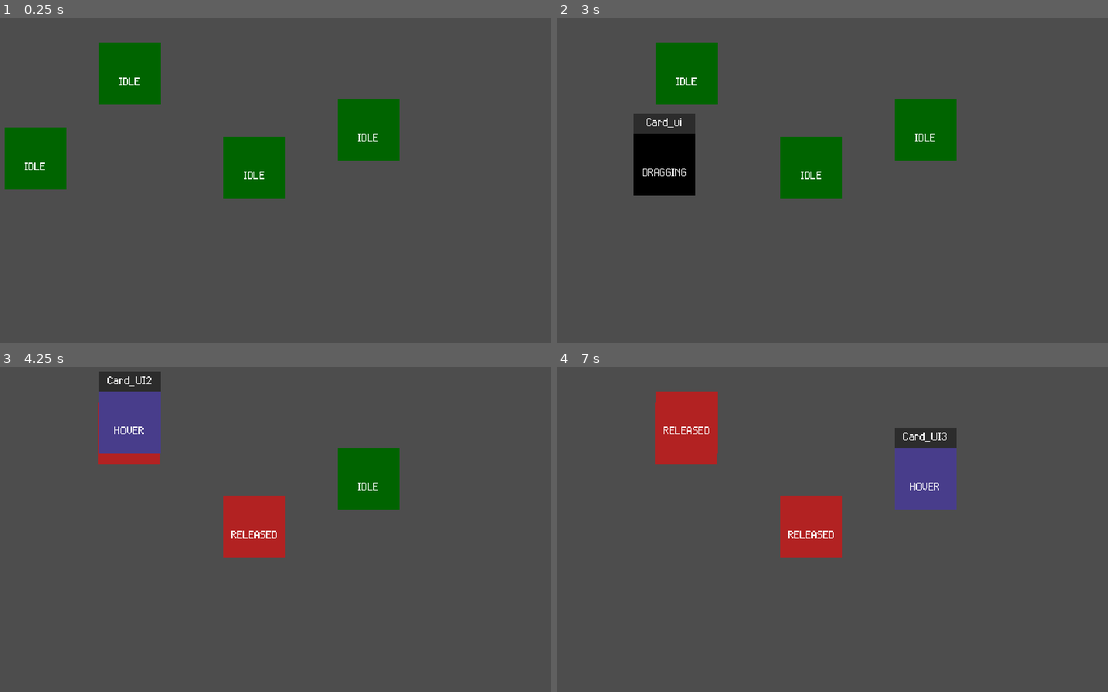
Above: before the commit, frames 1-4 (two rows, left to right).
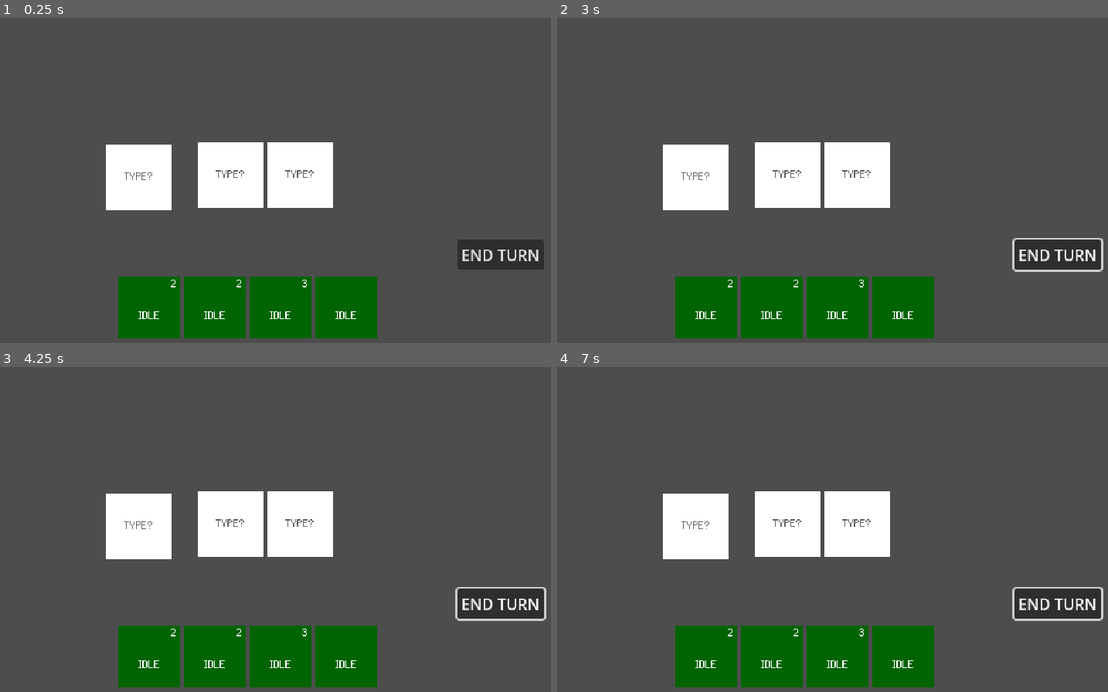
Above: after the commit, the same moments.

Repository: Ropusch/Duration-game
Game: Godot game, scene res://scenes/Main/main.tscn
Same seed, same stepped clock (60 frames per second), same inputs: the game is played once before the commit and once after it. Before the commit the project starts from res://Main/main.tscn.
Inputs (mouse positions are in pixels of both pictures, inside the frame that each line leads up to):
- Up to frame 1 (0.25 s): no input
- Up to frame 2 (3 s): click (1058, 255) at 0.5 s, where only the run after the commit has a clickable "END TURN"; click (1058, 255) at 1.25 s, where only the run after the commit has a clickable "END TURN"; click (1058, 255) at 2 s, where only the run after the commit has a clickable "END TURN"; tap Enter at 2.75 s; drag from (590, 148) to (810, 167) at 2.77 s
- Up to frame 3 (4.25 s): drag from (253, 506) to (132, 422) at 3.52 s
- Up to frame 4 (7 s): move the mouse to (689, 412) at 4.27 s; press the mouse at (689, 412) at 4.28 s; release the mouse at (689, 412) at 5 s; tap Space at 5, 6.5 s; drag from (926, 467) to (683, 432) at 5.02 s; tap Enter at 5.75 s; move the mouse to (992, 578) at 5.77 s; press the mouse at (992, 578) at 5.78 s; release the mouse at (992, 578) at 6.5 s; drag from (623, 474) to (926, 477) at 6.52 s

The runs differ from the first frame. In frame 1, 24% of the frame differs, in the area x 0-99%, y 7-99%; in frame 2, 24%, in the area x 13-100%, y 7-99%; in frame 3, 23%; in frame 4, 23%.

Commit message:
cards basic logic finished

Diff:
--- a/Main/main.tscn
+++ /dev/null
@@ -1,31 +0,0 @@
-[gd_scene load_steps=3 format=3 uid="uid://tq0vl4ya5j08"]
-
-[ext_resource type="Script" uid="uid://bt7ms31qq4wws" path="res://Main/main.gd" id="1_yh5la"]
-[ext_resource type="PackedScene" uid="uid://02tq6vc8xtlq" path="res://card_ui/Card_ui.tscn" id="2_2w1kt"]
-
-[node name="Main" type="Node2D"]
-script = ExtResource("1_yh5la")
-
-[node name="Card_ui" parent="." instance=ExtResource("2_2w1kt")]
-offset_left = 83.0
-offset_top = 135.0
-offset_right = 115.0
-offset_bottom = 167.0
-
-[node name="Card_UI" parent="." instance=ExtResource("2_2w1kt")]
-offset_left = 294.0
-offset_top = 118.0
-offset_right = 358.0
-offset_bottom = 203.0
-
-[node name="Card_UI2" parent="." instance=ExtResource("2_2w1kt")]
-offset_left = 165.0
-offset_top = 21.0
-offset_right = 229.0
-offset_bottom = 106.0
-
-[node name="Card_UI3" parent="." instance=ExtResource("2_2w1kt")]
-offset_left = 412.0
-offset_top = 79.0
-offset_right = 476.0
-offset_bottom = 164.0
--- a/card_ui/Card_ui.tscn
+++ b/card_ui/Card_ui.tscn
@@ -11,7 +11,7 @@
 [ext_resource type="Script" uid="uid://bg1pauwyclt1g" path="res://card_ui/card_states/card_released_state.gd" id="8_tjkeq"]
 
 [sub_resource type="RectangleShape2D" id="RectangleShape2D_wf446"]
-size = Vector2(64, 64)
+size = Vector2(54, 54)
 
 [node name="Card_UI" type="Control"]
 custom_minimum_size = Vector2(64, 85)
@@ -96,6 +96,23 @@
 vertical_alignment = 1
 autowrap_mode = 2
 
+[node name="dur_label" type="Label" parent="."]
+layout_mode = 1
+anchors_preset = 14
+anchor_top = 0.5
+anchor_right = 1.0
+anchor_bottom = 0.5
+offset_left = 51.0
+offset_top = -18.5
+offset_bottom = -7.5
+grow_horizontal = 2
+grow_vertical = 2
+mouse_filter = 1
+theme = ExtResource("1_r4i5q")
+text = "0"
+horizontal_alignment = 1
+vertical_alignment = 1
+
 [node name="State" type="Label" parent="."]
 layout_mode = 1
 anchors_preset = 14
@@ -112,9 +129,10 @@
 horizontal_alignment = 1
 
 [node name="detector" type="Area2D" parent="."]
+collision_layer = 2
 
 [node name="CollisionShape2D" type="CollisionShape2D" parent="detector"]
-position = Vector2(32, 53)
+position = Vector2(32.5, 53)
 shape = SubResource("RectangleShape2D_wf446")
 
 [node name="CardStateMachine" type="Node" parent="." node_paths=PackedStringArray("initial_state")]
@@ -147,3 +165,5 @@
 [connection signal="gui_input" from="." to="." method="_on_gui_input"]
 [connection signal="mouse_entered" from="." to="." method="_on_mouse_entered"]
 [connection signal="mouse_exited" from="." to="." method="_on_mouse_exited"]
+[connection signal="area_entered" from="detector" to="." method="_on_detector_area_entered"]
+[connection signal="area_exited" from="detector" to="." method="_on_detector_area_exited"]
--- a/card_ui/card_states/card_dragging_state.gd
+++ b/card_ui/card_states/card_dragging_state.gd
@@ -1,11 +1,23 @@
 extends CardState
+
+const DRAG_MINIMUM_TRESHOLD := 0.05
+
+var minimum_drag_time_elapsed := false
 
 
 func enter() -> void:
+	var ui_layer := get_tree().get_first_node_in_group("ui_layer")
+	if ui_layer:
+		card_ui.reparent(ui_layer)
+
+
 	card_ui.color.color = Color.BLACK
 	card_ui.state.text = "DRAGGING"
 
-	#reparenting? 28:00 2/8
+
+	minimum_drag_time_elapsed = false
+	var treshold_timer := get_tree().create_timer(DRAG_MINIMUM_TRESHOLD, false)
+	treshold_timer.timeout.connect(func(): minimum_drag_time_elapsed = true)
 
 
 func on_input(event: InputEvent) -> void:
@@ -18,6 +30,6 @@
 
 	if cancel:
 		transition_requested.emit(self, CardState.State.IDLE)
-	elif confirm:
+	elif minimum_drag_time_elapsed and confirm:
 		get_viewport().set_input_as_handled()
 		transition_requested.emit(self, CardState.State.RELEASED)
--- a/card_ui/card_states/card_hover_state.gd
+++ b/card_ui/card_states/card_hover_state.gd
@@ -8,6 +8,8 @@
 
 	card_ui.hover_background.show()
 	card_ui.name_label.show()
+
+	card_ui.z_index = 2
 
 
 func on_mouse_exited():
--- a/card_ui/card_states/card_idle_state.gd
+++ b/card_ui/card_states/card_idle_state.gd
@@ -6,7 +6,8 @@
 	if not card_ui.is_node_ready():
 		await card_ui.ready  #godot najpierw ładuje dzieci
 
-	#card_ui.reparent_requested.emit(card_ui) shits z hbox container
+	card_ui.reparent_requested.emit(card_ui)
+
 	card_ui.color.color = Color.DARK_GREEN
 	card_ui.state.text = "IDLE"
 	card_ui.pivot_offset = Vector2.ZERO
@@ -14,6 +15,7 @@
 	card_ui.hover_background.hide()
 	card_ui.name_label.hide()
 
+	card_ui.z_index = 0
 
 func on_mouse_entered():
 	transition_requested.emit(self, CardState.State.HOVER)
--- a/card_ui/card_states/card_released_state.gd
+++ b/card_ui/card_states/card_released_state.gd
@@ -1,4 +1,6 @@
 extends CardState
+
+var played: bool
 
 
 func enter() -> void:
@@ -7,3 +9,16 @@
 
 	card_ui.hover_background.hide()
 	card_ui.name_label.hide()
+
+	played = false
+
+	if not card_ui.targets.is_empty():
+		played = true
+		print("played card ", card_ui.card.name, " for: ", card_ui.targets)
+
+
+func on_input(_event: InputEvent) -> void:
+	if played:
+		return
+
+	transition_requested.emit(self, CardState.State.IDLE)
--- a/card_ui/card_states/card_right_clicked_state.gd
+++ b/card_ui/card_states/card_right_clicked_state.gd
@@ -12,9 +12,9 @@
 
 
 func _right_clicked():
-	print("right clicked")
 	#do things
+	card_ui.card.reduce_dur(1)
+	card_ui.update_ui()
 
-	card_ui.global_position += Vector2(100, 0)
 
-	transition_requested.emit(self, CardState.State.IDLE)
+	transition_requested.emit(self, CardState.State.HOVER)
--- a/card_ui/card_ui.gd
+++ b/card_ui/card_ui.gd
@@ -1,13 +1,19 @@
 class_name CardUI
 extends Control
 
+@warning_ignore("unused_signal")
+signal reparent_requested(wich_card_ui: CardUI)
+
+@export var card: Card
 
 @onready var name_label: Label = $name_label
+@onready var dur_label: Label = $dur_label
 @onready var efx_label: Label = $efx_label
 @onready var hover_background: ColorRect = $hover_background
 
 @onready var state_machine: CardStateMachine = $CardStateMachine
 
+var targets: Array[Node] = []
 
 #DEBUGGING!!!
 @onready var state: Label = $State
@@ -15,12 +21,24 @@
 
 
 func _ready() -> void:
-	name_label.text = name
+	card.current_dur = card.duration
+
+	name_label.text = card.name
+	dur_label.text = str(card.current_dur)
+
+	if card.type == card.Type.INSTANT:
+		dur_label.hide()
+
 	state_machine.init(self)
 
 
+func update_ui():
+	name_label.text = card.name
+	dur_label.text = str(card.current_dur)
 
 
+
+#INPUTS
 func _input(event):
 	state_machine.on_input(event)
 
@@ -35,3 +53,12 @@
 
 func _on_mouse_exited():
 	state_machine.on_mouse_exited()
+
+
+func _on_detector_area_entered(area: Area2D) -> void:
+	if not targets.has(area):
+		targets.append(area)
+
+
+func _on_detector_area_exited(area: Area2D) -> void:
+	targets.erase(area)
--- /dev/null
+++ b/custom resources/card.gd
@@ -0,0 +1,37 @@
+class_name Card
+extends Resource
+
+enum Type {REGULAR, INSTANT}
+enum Effect {NULL, ATTACK, BLOCK}
+enum Target {CELL, CARD}
+
+@export_category("Card Atributes")
+@export var id: String
+@export var name: String
+@export var type: Type
+@export var target: Target
+
+@export_category("Card Stats")
+@export var duration: int
+@export var effect_1: Effect
+@export var effect_2: Effect
+@export var effect_3: Effect
+#???
+
+var current_dur : int
+
+
+func reduce_dur(value: int):
+	if type == Type.INSTANT:
+		return
+	if current_dur <= 0:
+		return
+
+	current_dur -= value
+
+	if current_dur <= 0:
+		destroy()
+
+
+func destroy():
+	print(name, " destroyed")
--- /dev/null
+++ b/game Resources/cards/test cards/test_card01.tres
@@ -0,0 +1,14 @@
+[gd_resource type="Resource" script_class="Card" load_steps=2 format=3 uid="uid://cbdfp1vnsk0u5"]
+
+[ext_resource type="Script" uid="uid://stmne240emg0" path="res://custom resources/card.gd" id="1_jwqud"]
+
+[resource]
+script = ExtResource("1_jwqud")
+id = "test_01"
+name = "TEST CARD 1"
+type = 0
+duration = 2
+effect_1 = 0
+effect_2 = 0
+effect_3 = 0
+metadata/_custom_type_script = "uid://stmne240emg0"
--- /dev/null
+++ b/game Resources/cards/test cards/test_card02.tres
@@ -0,0 +1,14 @@
+[gd_resource type="Resource" script_class="Card" load_steps=2 format=3 uid="uid://cjhn7vrarn8o6"]
+
+[ext_resource type="Script" uid="uid://stmne240emg0" path="res://custom resources/card.gd" id="1_vr231"]
+
+[resource]
+script = ExtResource("1_vr231")
+id = "test_02"
+name = "TEST CARD 2"
+type = 0
+duration = 3
+effect_1 = 0
+effect_2 = 0
+effect_3 = 0
+metadata/_custom_type_script = "uid://stmne240emg0"
--- /dev/null
+++ b/game Resources/cards/test cards/test_card03.tres
@@ -0,0 +1,15 @@
+[gd_resource type="Resource" script_class="Card" load_steps=2 format=3 uid="uid://xcwm6vwike2g"]
+
+[ext_resource type="Script" uid="uid://stmne240emg0" path="res://custom resources/card.gd" id="1_dn58m"]
+
+[resource]
+script = ExtResource("1_dn58m")
+id = "test_03"
+name = "TEST CARD 3"
+type = 1
+target = 1
+duration = 0
+effect_1 = 0
+effect_2 = 0
+effect_3 = 0
+metadata/_custom_type_script = "uid://stmne240emg0"
--- a/project.godot
+++ b/project.godot
@@ -23,6 +23,10 @@
 window/size/window_height_override=1080
 window/stretch/mode="viewport"
 
+[global_group]
+
+ui_layer=""
+
 [input]
 
 ESC={
--- /dev/null
+++ b/scenes/Card cell/card_cell.tscn
@@ -0,0 +1,31 @@
+[gd_scene load_steps=3 format=3 uid="uid://bsjeuqmgxpmyo"]
+
+[ext_resource type="Theme" uid="uid://bvmr0r20hug61" path="res://themes/card_label.tres" id="1_ym80s"]
+
+[sub_resource type="RectangleShape2D" id="RectangleShape2D_le10i"]
+size = Vector2(64, 64)
+
+[node name="CardCell" type="Node2D"]
+
+[node name="ColorRect" type="ColorRect" parent="."]
+offset_left = -34.0
+offset_top = -34.0
+offset_right = 34.0
+offset_bottom = 34.0
+
+[node name="type_label" type="Label" parent="."]
+offset_left = -20.0
+offset_top = -11.0
+offset_right = 20.0
+offset_bottom = 12.0
+theme = ExtResource("1_ym80s")
+theme_override_colors/font_color = Color(0.391185, 0.391185, 0.391185, 1)
+text = "TYPE?"
+horizontal_alignment = 1
+vertical_alignment = 1
+
+[node name="CardCellArea" type="Area2D" parent="."]
+collision_mask = 0
+
+[node name="CollisionShape2D2" type="CollisionShape2D" parent="CardCellArea"]
+shape = SubResource("RectangleShape2D_le10i")
--- /dev/null
+++ b/scenes/Main/hand.gd
@@ -0,0 +1,13 @@
+class_name Hand
+extends HBoxContainer
+
+
+
+func _ready() -> void:
+	for child in get_children():
+		var card_ui := child as CardUI
+		card_ui.reparent_requested.connect(_on_card_ui_reparent_requested)
+
+
+func _on_card_ui_reparent_requested(child: CardUI):
+	child.reparent(self)
--- /dev/null
+++ b/scenes/Main/main.tscn
@@ -0,0 +1,63 @@
+[gd_scene load_steps=8 format=3 uid="uid://tq0vl4ya5j08"]
+
+[ext_resource type="Script" uid="uid://bt7ms31qq4wws" path="res://scenes/Main/main.gd" id="1_yh5la"]
+[ext_resource type="PackedScene" uid="uid://02tq6vc8xtlq" path="res://card_ui/Card_ui.tscn" id="2_2w1kt"]
+[ext_resource type="Script" uid="uid://bp7oa1incmdja" path="res://scenes/Main/hand.gd" id="2_nyu32"]
+[ext_resource type="Resource" uid="uid://cbdfp1vnsk0u5" path="res://game Resources/cards/test cards/test_card01.tres" id="3_qvhan"]
+[ext_resource type="Resource" uid="uid://cjhn7vrarn8o6" path="res://game Resources/cards/test cards/test_card02.tres" id="4_k3v36"]
+[ext_resource type="Resource" uid="uid://xcwm6vwike2g" path="res://game Resources/cards/test cards/test_card03.tres" id="5_liyct"]
+[ext_resource type="PackedScene" uid="uid://bsjeuqmgxpmyo" path="res://scenes/Card cell/card_cell.tscn" id="7_5wuev"]
+
+[node name="Main" type="Node2D"]
+script = ExtResource("1_yh5la")
+
+[node name="UI" type="CanvasLayer" parent="." groups=["ui_layer"]]
+
+[node name="Hand" type="HBoxContainer" parent="UI"]
+anchors_preset = 7
+anchor_left = 0.5
+anchor_top = 1.0
+anchor_right = 0.5
+anchor_bottom = 1.0
+offset_left = -135.0
+offset_top = -97.0
+offset_right = 133.0
+offset_bottom = -12.0
+grow_horizontal = 2
+grow_vertical = 0
+size_flags_vertical = 8
+alignment = 1
+script = ExtResource("2_nyu32")
+metadata/_edit_use_anchors_ = true
+
+[node name="Card_ui" parent="UI/Hand" instance=ExtResource("2_2w1kt")]
+layout_mode = 2
+card = ExtResource("3_qvhan")
+
+[node name="Card_UI" parent="UI/Hand" instance=ExtResource("2_2w1kt")]
+layout_mode = 2
+card = ExtResource("3_qvhan")
+
+[node name="Card_UI2" parent="UI/Hand" instance=ExtResource("2_2w1kt")]
+layout_mode = 2
+card = ExtResource("4_k3v36")
+
+[node name="Card_UI3" parent="UI/Hand" instance=ExtResource("2_2w1kt")]
+layout_mode = 2
+card = ExtResource("5_liyct")
+
+[node name="Button" type="Button" parent="UI"]
+offset_left = 536.0
+offset_top = 246.0
+offset_right = 626.0
+offset_bottom = 277.0
+text = "END TURN"
+
+[node name="Card_cell" parent="." instance=ExtResource("7_5wuev")]
+position = Vector2(206, 181)
+
+[node name="Card_cell2" parent="." instance=ExtResource("7_5wuev")]
+position = Vector2(301, 179)
+
+[node name="Card_cell3" parent="." instance=ExtResource("7_5wuev")]
+position = Vector2(373, 179)
Not shown, added: custom resources/card.gd.uid
Not shown, added: scenes/Main/hand.gd.uid
Renamed: Main/main.gd -> scenes/Main/main.gd
Renamed: Main/main.gd.uid -> scenes/Main/main.gd.uid
